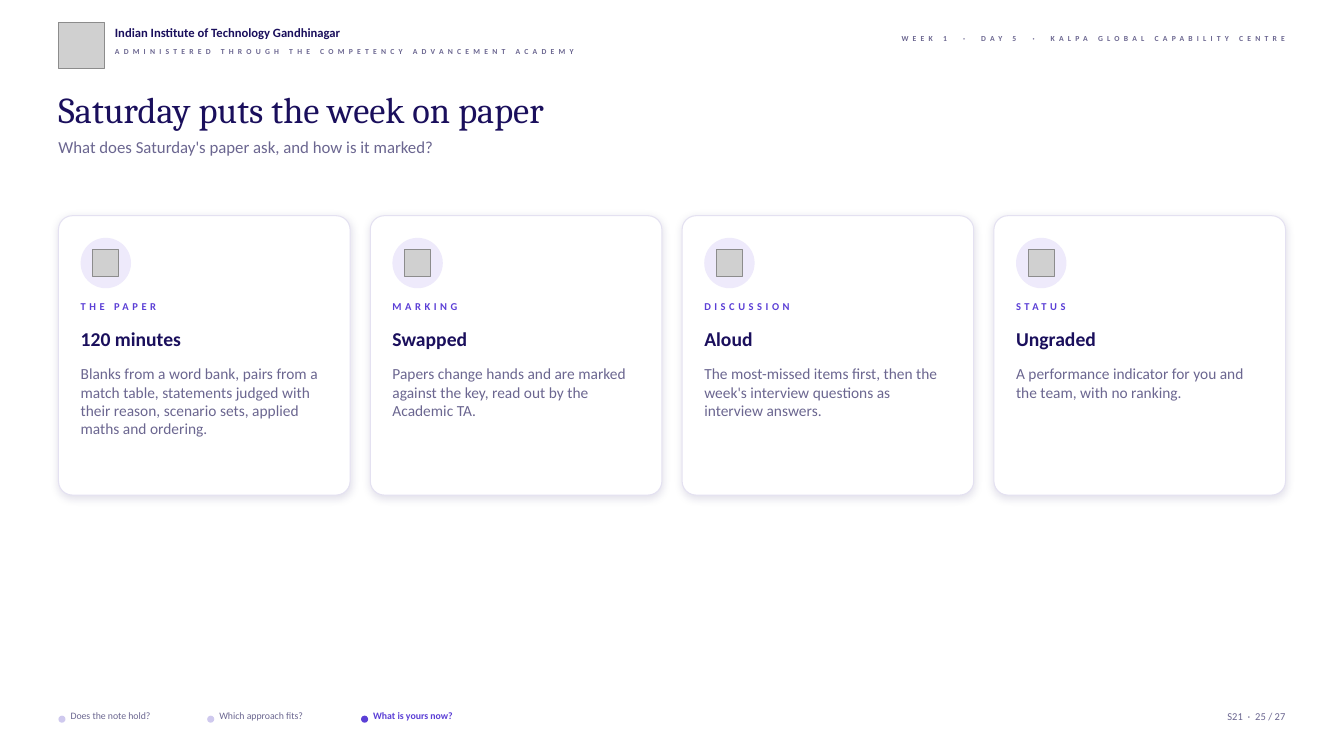
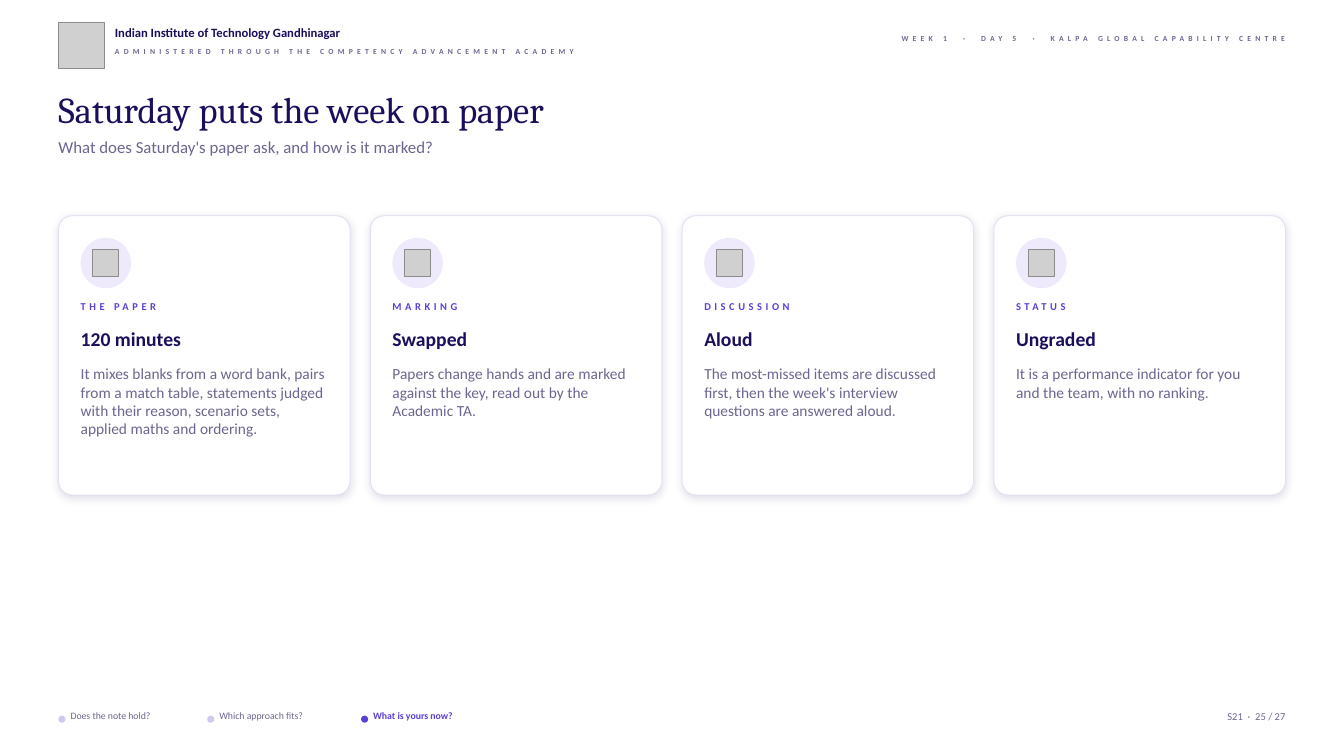
Before and after one commit to fde-academy-lab/c2-content-factory, a slide deck: slide 25 of content/W01/D5/slides/C2_W01_D05_rehearsal_STUDENT.pptx. Drawn at 1344x756 pixels with LibreOffice and Linux fonts; fonts in the diff are those of the drawing; grey boxes stand for pictures; background and template pictures are left out. Boxes give left, top, right and bottom in pixels: in the first picture for what was removed or moved away, otherwise in the second. Text is boxed around its words. In the diff, an @@ line names an element or a change of style, - is before the commit and + after.

```diff
--- a/content/W01/D5/slides/C2_W01_D05_rehearsal_STUDENT.pptx
+++ b/content/W01/D5/slides/C2_W01_D05_rehearsal_STUDENT.pptx
@@ text at (81, 368, 324, 437): text changed @@
-Blanks from a word bank, pairs from a match table, statements judged with their reason, scenario sets, applied maths and ordering.
+It mixes blanks from a word bank, pairs from a match table, statements judged with their reason, scenario sets, applied maths and ordering.
@@ text at (704, 368, 936, 419): text changed @@
-The most-missed items first, then the week's interview questions as interview answers.
+The most-missed items are discussed first, then the week's interview questions are answered aloud.
@@ text at (1016, 368, 1240, 401): text changed @@
-A performance indicator for you and the team, with no ranking.
+It is a performance indicator for you and the team, with no ranking.
```
Also in this commit, not shown: 16 other slides changed, 4 other files.
